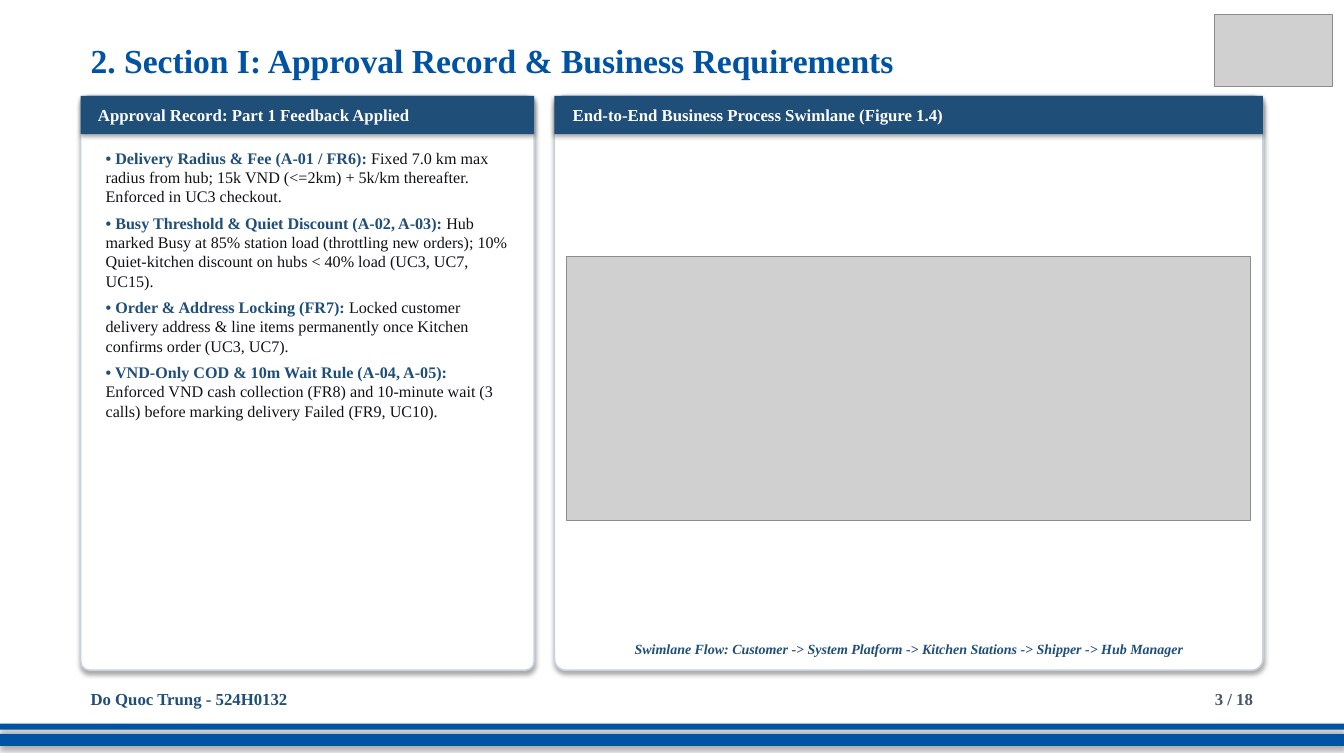
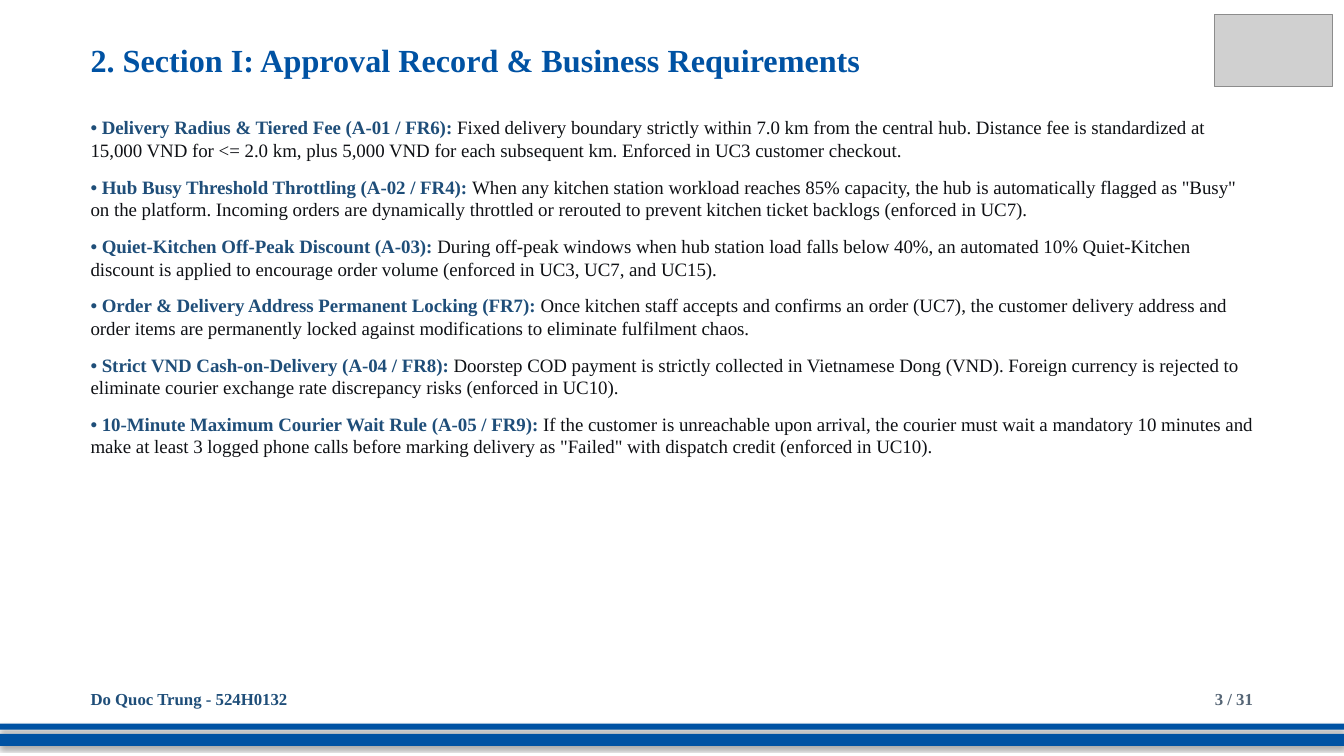
Before and after one commit to DoQuocTrung06/SaigonBite-RAD-TeamF10, a slide deck: slide 3 of Part_2/TeamF10_Presentation_for_SaigonBite.pptx. Drawn at 1344x756 pixels with LibreOffice and Linux fonts; fonts in the diff are those of the drawing; grey boxes stand for pictures. Boxes give left, top, right and bottom in pixels: in the first picture for what was removed or moved away, otherwise in the second. Text is boxed around its words. In the diff, an @@ line names an element or a change of style, - is before the commit and + after.

Commit message:
docs(presentation): purify slide design to dedicated full-canvas diagrams matching Part 1 aesthetic

```diff
--- a/Part_2/TeamF10_Presentation_for_SaigonBite.pptx
+++ b/Part_2/TeamF10_Presentation_for_SaigonBite.pptx
@@ text "2. Section I: Approval Record ..." at (x1=91, y1=49, x2=860, y2=79): size 24 to 23 pt @@
@@ rounded rectangle removed at (x1=81, y1=96, x2=534, y2=670) @@
@@ rectangle removed at (x1=81, y1=96, x2=534, y2=134) @@
-Approval Record: Part 1 Feedback Applied
@@ rounded rectangle removed at (x1=555, y1=96, x2=1263, y2=670) @@
@@ rectangle removed at (x1=555, y1=96, x2=1263, y2=134) @@
-End-to-End Business Process Swimlane (Figure 1.4)
@@ text added at (x1=91, y1=120, x2=1252, y2=457), 13.5 pt, text #0F1115 @@
+• Delivery Radius & Tiered Fee (A-01 / FR6): Fixed delivery boundary strictly within 7.0 km from the central hub. Distance fee is standardized at 15,000 VND for <= 2.0 km, plus 5,000 VND for each subsequent km. Enforced in UC3 customer checkout.
+• Hub Busy Threshold Throttling (A-02 / FR4): When any kitchen station workload reaches 85% capacity, the hub is automatically flagged as "Busy" on the platform. Incoming orders are dynamically throttled or rerouted to prevent kitchen ticket backlogs (enforced in UC7).
+• Quiet-Kitchen Off-Peak Discount (A-03): During off-peak windows when hub station load falls below 40%, an automated 10% Quiet-Kitchen discount is applied to encourage order volume (enforced in UC3, UC7, and UC15).
+• Order & Delivery Address Permanent Locking (FR7): Once kitchen staff accepts and confirms an order (UC7), the customer delivery address and order items are permanently locked against modifications to eliminate fulfilment chaos.
+• Strict VND Cash-on-Delivery (A-04 / FR8): Doorstep COD payment is strictly collected in Vietnamese Dong (VND). Foreign currency is rejected to eliminate courier exchange rate discrepancy risks (enforced in UC10).
+• 10-Minute Maximum Courier Wait Rule (A-05 / FR9): If the customer is unreachable upon arrival, the courier must wait a mandatory 10 minutes and make at least 3 logged phone calls before marking delivery as "Failed" with dispatch credit (enforced in UC10).
@@ text removed at (x1=106, y1=152, x2=508, y2=421) @@
-• Delivery Radius & Fee (A-01 / FR6): Fixed 7.0 km max radius from hub; 15k VND (<=2km) + 5k/km thereafter. Enforced in UC3 checkout.
-• Busy Threshold & Quiet Discount (A-02, A-03): Hub marked Busy at 85% station load (throttling new orders); 10% Quiet-kitchen discount on hubs < 40% load (UC3, UC7, UC15).
-• Order & Address Locking (FR7): Locked customer delivery address & line items permanently once Kitchen confirms order (UC3, UC7).
-• VND-Only COD & 10m Wait Rule (A-04, A-05): Enforced VND cash collection (FR8) and 10-minute wait (3 calls) before marking delivery Failed (FR9, UC10).
@@ picture removed at (x1=567, y1=257, x2=1251, y2=520) @@
@@ text removed at (x1=635, y1=644, x2=1183, y2=657) @@
-Swimlane Flow: Customer -> System Platform -> Kitchen Stations -> Shipper -> Hub Manager
@@ text at (x1=1215, y1=694, x2=1253, y2=705): text changed; text colour #475569 to #556575 @@
-3 / 18
+3 / 31
```
Also in this commit, not shown: 13 other slides changed, 17 slides added, 4 slides removed.
